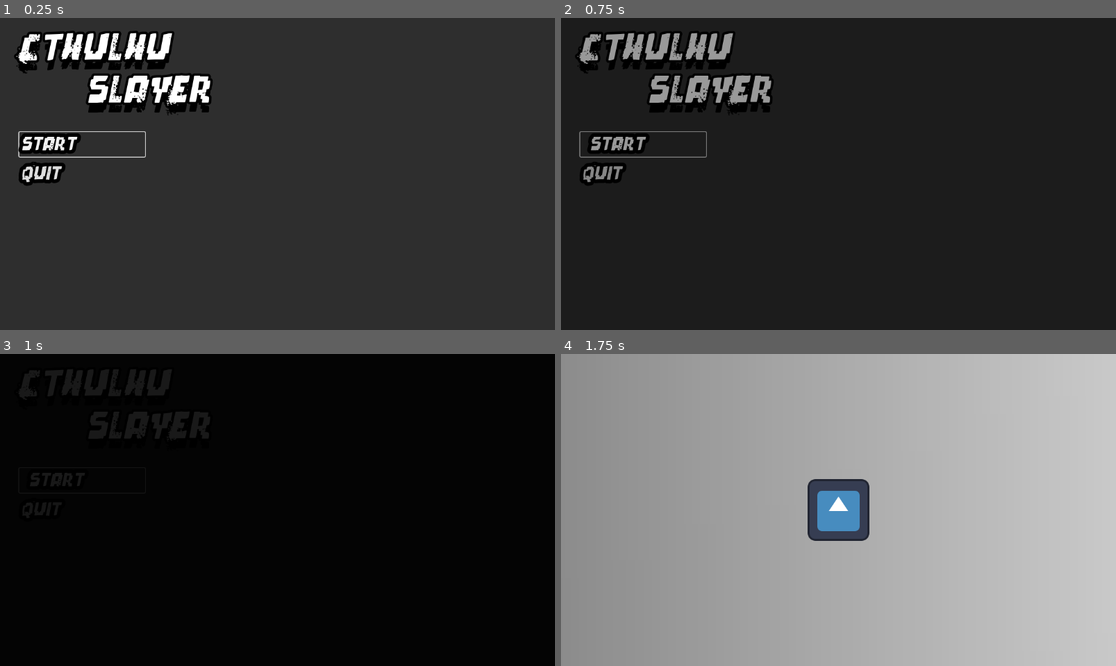
Above: before the commit, frames 1-4 (two rows, left to right).
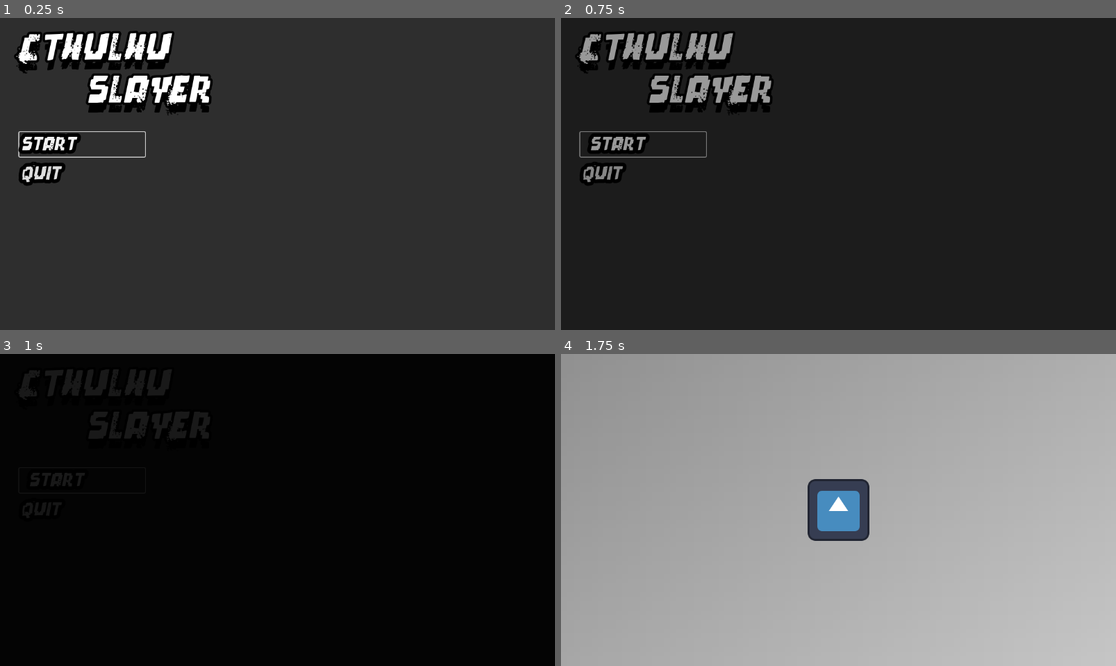
Above: after the commit, the same moments.

Repository: mpelot/Cthulhu-Slayer
Game: Godot game, scene res://UI/Scene/Menu/menu.tscn
Two runs of this game, one before a commit and one after it. Both use one fixed random seed, a clock stepped at 60 frames per second and the inputs below. The engine's default icon, where the game draws it, is replaced by a stand-in: a white triangle on a blue panel in a dark square.
Inputs (mouse positions are in pixels of both pictures, inside the frame that each line leads up to):
- Up to frame 1 (0.25 s): no input
- Up to frame 2 (0.75 s): click "Start" at 0.5 s
- Up to frame 3 (1 s): no input
- Up to frame 4 (1.75 s): move the mouse to (960, 494) at 1.27 s; hold D (Right) from 1.28 s (still down); right-click (960, 494) at 1.35 s

Frames 1-3 are identical in both runs. In frame 4, 0.7% of the frame differs, in the area x 0-100%, y 0-100%.

Commit message:
Movement, TemplateEntity
- coded up the movement for the player
- a template random entity from the demo video

Diff:
--- a/Entities/Common/BehaviorMachine/behavior_machine.gd
+++ b/Entities/Common/BehaviorMachine/behavior_machine.gd
@@ -1,6 +1,7 @@
 #Calling all of its behaviors per frame
 extends State
 class_name BehaviorMachine
+
 
 
 var is_in_state_machine: bool = false
--- a/Entities/Common/StateMachine/state.gd
+++ b/Entities/Common/StateMachine/state.gd
@@ -1,7 +1,7 @@
 extends Node2D
 class_name State
 
-signal transitioned
+signal transitioned(state: State, next_state: String)
 
 func enter(_args={}):
 	pass
@@ -10,9 +10,10 @@
 	pass
 
 
-
+#Called every frame
 func update(_delta):
 	pass
 
+#Called every physic frame
 func physic_update(_delta):
 	pass
--- /dev/null
+++ b/Entities/Player/Script/movement.gd
@@ -0,0 +1,10 @@
+extends Behavior
+
+@onready var player: CharacterBody2D = $"../../.."
+@export var movement_speed: float = 100
+
+func update(delta):
+	var x_input : float = Input.get_action_raw_strength("Right") - Input.get_action_raw_strength("Left")
+	var y_input: float = Input.get_action_raw_strength("Down") - Input.get_action_raw_strength("Up")
+
+	player.move_and_collide(Vector2(x_input, y_input) * movement_speed * delta)
--- a/Entities/Player/player.tscn
+++ b/Entities/Player/player.tscn
@@ -1,11 +1,15 @@
-[gd_scene load_steps=5 format=3 uid="uid://cnb72lqryhhy5"]
+[gd_scene load_steps=7 format=3 uid="uid://cnb72lqryhhy5"]
 
 [ext_resource type="Script" path="res://Entities/Common/StateMachine/state_machine.gd" id="1_60xw4"]
 [ext_resource type="Script" path="res://Entities/Common/BehaviorMachine/behavior_machine.gd" id="2_kjgyc"]
+[ext_resource type="Script" path="res://Entities/Player/Script/movement.gd" id="3_0ckey"]
 [ext_resource type="Script" path="res://Entities/Common/HierarchicalMachine/hierarchy_state.gd" id="3_j5e3g"]
 [ext_resource type="Texture2D" uid="uid://cdvpci3o4ehot" path="res://icon.svg" id="4_dqxyr"]
 
-[node name="Player" type="Node2D"]
+[sub_resource type="RectangleShape2D" id="RectangleShape2D_eby2n"]
+size = Vector2(120, 118)
+
+[node name="Player" type="CharacterBody2D"]
 
 [node name="StateMachine (FSM)" type="Node2D" parent="." node_paths=PackedStringArray("initial_state")]
 script = ExtResource("1_60xw4")
@@ -15,6 +19,7 @@
 script = ExtResource("2_kjgyc")
 
 [node name="Movement" type="Node2D" parent="StateMachine (FSM)/Control (BM)"]
+script = ExtResource("3_0ckey")
 
 [node name="Skill (HSM)" type="Node2D" parent="StateMachine (FSM)/Control (BM)"]
 script = ExtResource("3_j5e3g")
@@ -36,4 +41,7 @@
 [node name="Sprite2D" type="Sprite2D" parent="Sprite"]
 texture = ExtResource("4_dqxyr")
 
+[node name="CollisionShape2D" type="CollisionShape2D" parent="."]
+shape = SubResource("RectangleShape2D_eby2n")
+
 [node name="Camera2D" type="Camera2D" parent="."]
--- /dev/null
+++ b/Entities/RandomEntity/Script/ahh.gd
@@ -0,0 +1,4 @@
+extends Behavior
+
+func update(delta):
+	print("ahh")
--- /dev/null
+++ b/Entities/RandomEntity/Script/blue.gd
@@ -0,0 +1,6 @@
+extends State
+
+@export var sprite: Sprite2D
+
+func enter(args = {}):
+	sprite.modulate = Color.BLUE
--- /dev/null
+++ b/Entities/RandomEntity/Script/green.gd
@@ -0,0 +1,7 @@
+extends State
+
+@onready var sprite: Sprite2D = $"../../Sprite2D"
+
+
+func enter(args = {}):
+	sprite.modulate = Color.GREEN
--- /dev/null
+++ b/Entities/RandomEntity/Script/ohh.gd
@@ -0,0 +1,4 @@
+extends Behavior
+
+func update(delta):
+	print("ohh")
--- /dev/null
+++ b/Entities/RandomEntity/Script/orange.gd
@@ -0,0 +1,10 @@
+extends State
+
+@export var sprite: Sprite2D
+
+func enter(args = {}):
+	sprite.modulate = Color.ORANGE
+
+func update(delta):
+	if(Input.is_action_just_pressed("Shoot")):
+		transitioned.emit(self, "blue")
--- /dev/null
+++ b/Entities/RandomEntity/Script/red.gd
@@ -0,0 +1,15 @@
+extends State
+
+@export var sprite: Sprite2D
+@export var entity: CharacterBody2D
+
+func enter(args={}):
+	sprite.modulate = Color.RED
+
+#If Melee, change state to green
+func update(delta):
+	var movement: float = Input.get_action_raw_strength("Down")
+	entity.move_and_collide(Vector2(movement * 100, 0))
+
+func exit():
+	print("CHANGING AWAY FROM RED")
--- /dev/null
+++ b/Entities/RandomEntity/random_entity.tscn
@@ -0,0 +1,57 @@
+[gd_scene load_steps=12 format=3 uid="uid://hlyxriuk5bep"]
+
+[ext_resource type="Texture2D" uid="uid://cdvpci3o4ehot" path="res://icon.svg" id="1_07glm"]
+[ext_resource type="Script" path="res://Entities/Common/StateMachine/state_machine.gd" id="2_ncbfr"]
+[ext_resource type="Script" path="res://Entities/RandomEntity/Script/green.gd" id="3_8lp4s"]
+[ext_resource type="Script" path="res://Entities/RandomEntity/Script/red.gd" id="3_ytpkx"]
+[ext_resource type="Script" path="res://Entities/Common/BehaviorMachine/behavior_machine.gd" id="5_cn6xx"]
+[ext_resource type="Script" path="res://Entities/RandomEntity/Script/ahh.gd" id="6_jqlnp"]
+[ext_resource type="Script" path="res://Entities/RandomEntity/Script/ohh.gd" id="7_eb32l"]
+[ext_resource type="Script" path="res://Entities/Common/HierarchicalMachine/hierarchy_state.gd" id="8_hrylu"]
+[ext_resource type="Script" path="res://Entities/RandomEntity/Script/orange.gd" id="9_snykp"]
+[ext_resource type="Script" path="res://Entities/RandomEntity/Script/blue.gd" id="10_jv1vq"]
+
+[sub_resource type="RectangleShape2D" id="RectangleShape2D_iaqeg"]
+
+[node name="RandomEntity" type="CharacterBody2D"]
+
+[node name="CollisionShape2D" type="CollisionShape2D" parent="."]
+shape = SubResource("RectangleShape2D_iaqeg")
+
+[node name="Sprite2D" type="Sprite2D" parent="."]
+texture = ExtResource("1_07glm")
+
+[node name="StateMachine" type="Node2D" parent="." node_paths=PackedStringArray("initial_state")]
+script = ExtResource("2_ncbfr")
+initial_state = NodePath("Red")
+
+[node name="Green" type="Node2D" parent="StateMachine"]
+script = ExtResource("3_8lp4s")
+
+[node name="Red" type="Node2D" parent="StateMachine" node_paths=PackedStringArray("sprite", "entity")]
+script = ExtResource("3_ytpkx")
+sprite = NodePath("../../Sprite2D")
+entity = NodePath("../..")
+
+[node name="BehaviorMachine" type="Node2D" parent="StateMachine"]
+script = ExtResource("5_cn6xx")
+
+[node name="Ahh" type="Node2D" parent="StateMachine/BehaviorMachine"]
+script = ExtResource("6_jqlnp")
+
+[node name="Ohh" type="Node2D" parent="StateMachine/BehaviorMachine"]
+script = ExtResource("7_eb32l")
+
+[node name="HierachyMachine" type="Node2D" parent="StateMachine" node_paths=PackedStringArray("initial_state")]
+script = ExtResource("8_hrylu")
+initial_state = NodePath("Orange")
+
+[node name="Orange" type="Node2D" parent="StateMachine/HierachyMachine" node_paths=PackedStringArray("sprite")]
+script = ExtResource("9_snykp")
+sprite = NodePath("../../../Sprite2D")
+
+[node name="Blue" type="Node2D" parent="StateMachine/HierachyMachine" node_paths=PackedStringArray("sprite")]
+script = ExtResource("10_jv1vq")
+sprite = NodePath("../../../Sprite2D")
+
+[node name="Camera2D" type="Camera2D" parent="."]
--- a/Scenes/Gameplay/BaseGameLoop/base_game_loop.tscn
+++ b/Scenes/Gameplay/BaseGameLoop/base_game_loop.tscn
@@ -8,6 +8,7 @@
 [sub_resource type="GradientTexture2D" id="GradientTexture2D_kn1y2"]
 gradient = SubResource("Gradient_gko02")
 fill_from = Vector2(0, 0.00917431)
+fill_to = Vector2(1, 1)
 
 [node name="BaseGameLoop" type="Node2D"]
 
Not shown: 2 places in Scenes/Gameplay/BaseGameLoop/base_game_loop.tscn that only renumber resources
